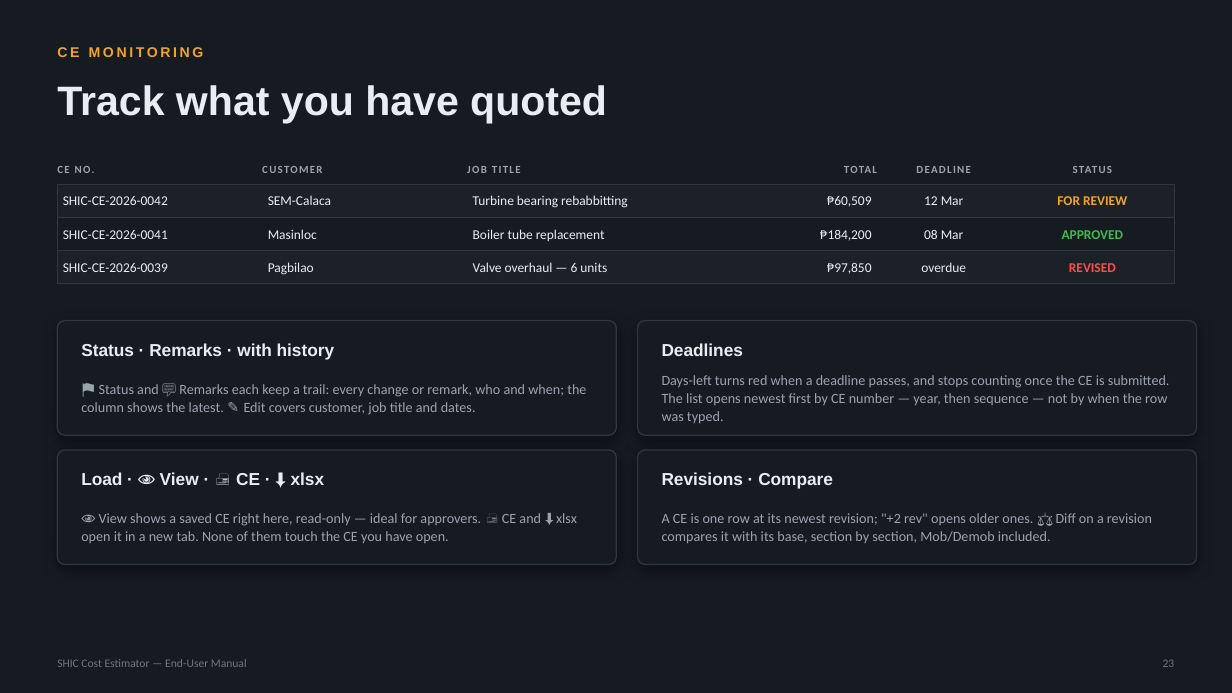
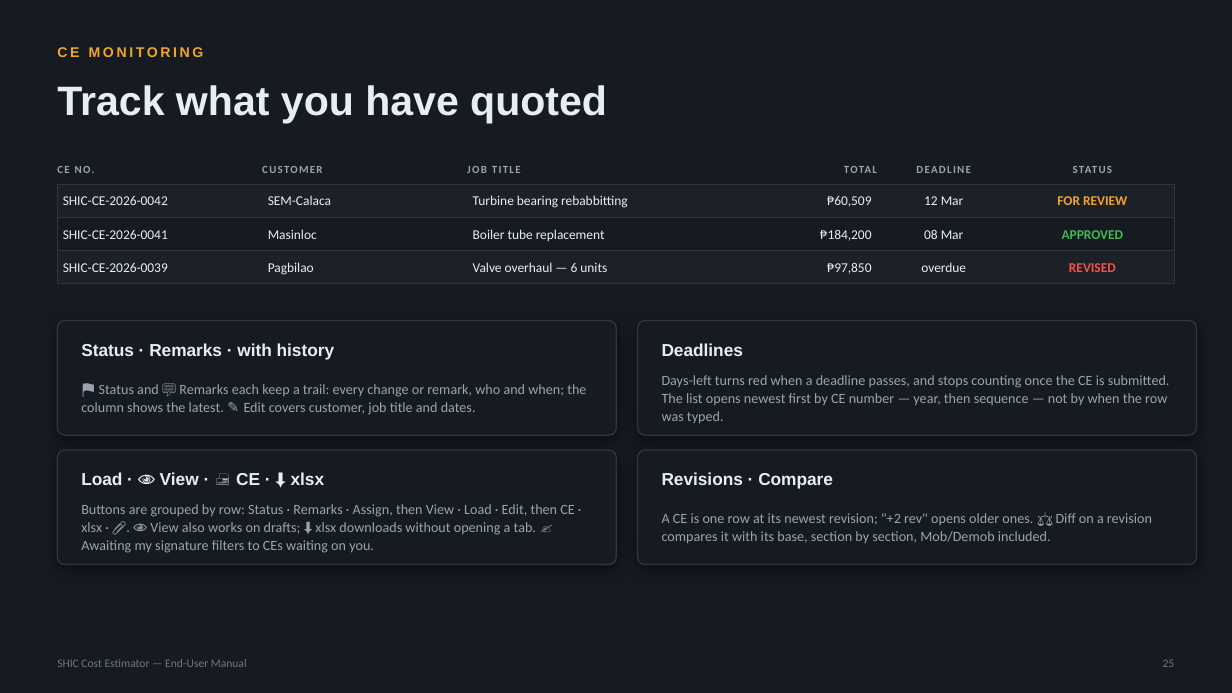
Before and after one commit to SYNERCORE/CostEstimation, a slide deck: slide 25 of docs/SHIC-Cost-Estimator-User-Manual.pptx (slide 23 before the commit). Drawn at 1232x693 pixels with LibreOffice and Linux fonts; fonts in the diff are those of the drawing. Boxes give left, top, right and bottom in pixels: in the first picture for what was removed or moved away, otherwise in the second. Text is boxed around its words. In the diff, an @@ line names an element or a change of style, - is before the commit and + after.

```diff
--- a/docs/SHIC-Cost-Estimator-User-Manual.pptx
+++ b/docs/SHIC-Cost-Estimator-User-Manual.pptx
@@ text at [81,504,574,553]: text changed @@
-👁 View shows a saved CE right here, read-only — ideal for approvers. 🖨 CE and ⬇ xlsx open it in a new tab. None of them touch the CE you have open.
+Buttons are grouped by row: Status · Remarks · Assign, then View · Load · Edit, then CE · xlsx · 📎. 👁 View also works on drafts; ⬇ xlsx downloads without opening a tab. ✍ Awaiting my signature filters to CEs waiting on you.
```
Also in this commit, not shown: 26 other slides changed, 2 slides added.
